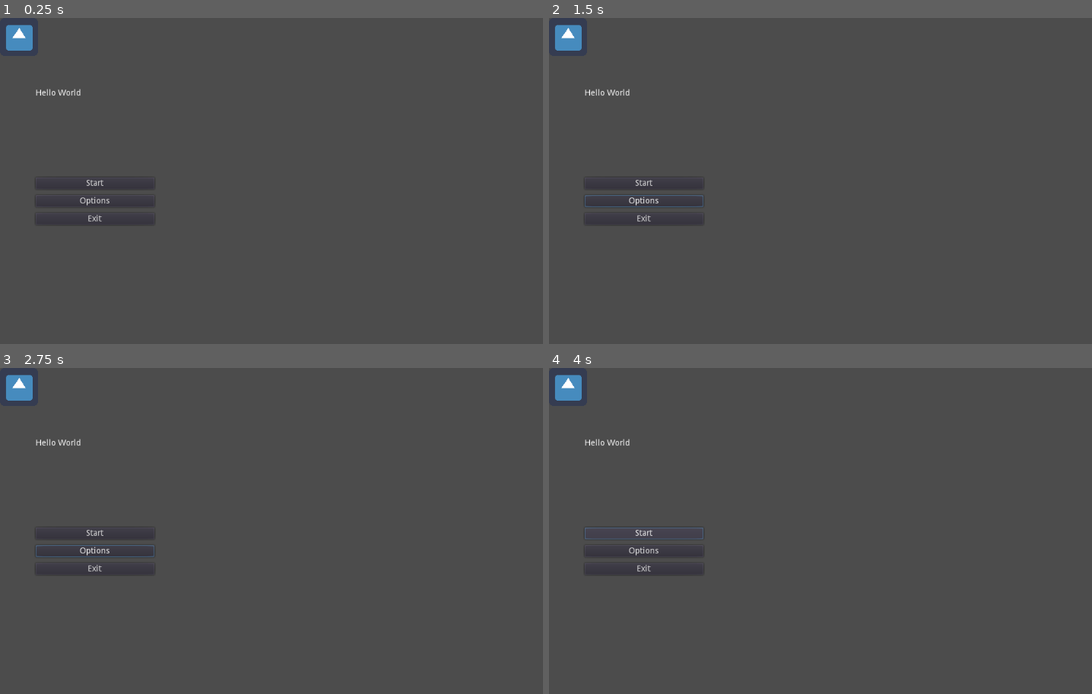
Above: before the commit, frames 1-4 (two rows, left to right).
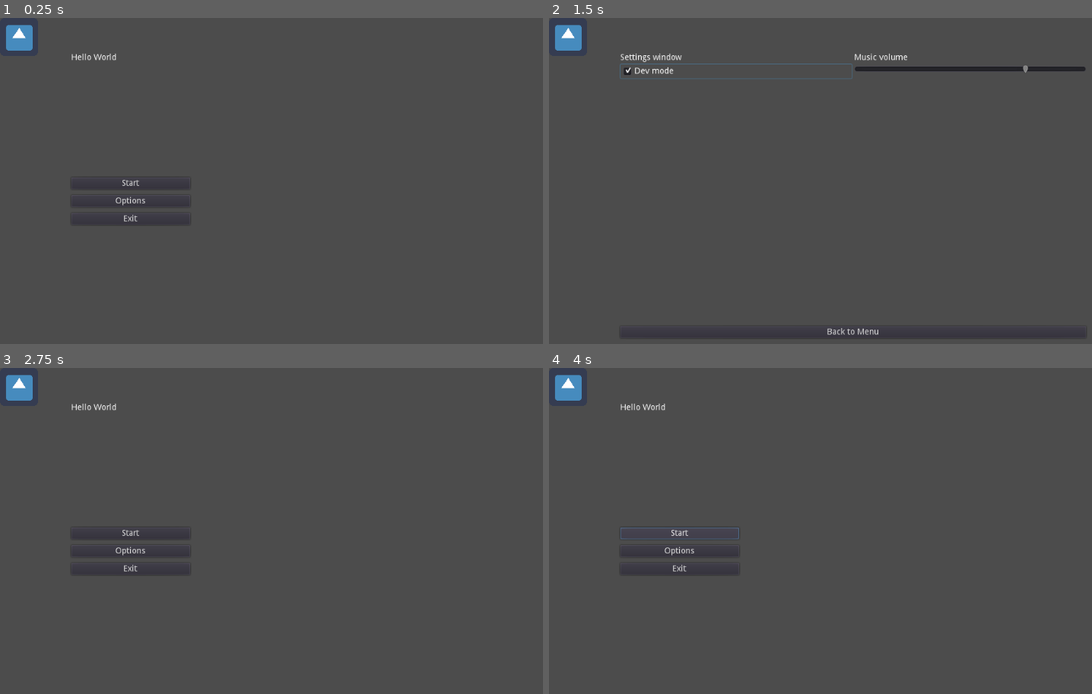
Above: after the commit, the same moments.

Repository: night-glider/Siberian-GameJam
Game: Godot game, scene res://scenes/MainWindowReal.tscn
Two runs of this game, one before a commit and one after it. Both use one fixed random seed, a clock stepped at 60 frames per second and the inputs below. Before the commit the project starts from res://MainWindowReal.tscn. The engine's default icon, where the game draws it, is replaced by a stand-in: a white triangle on a blue panel in a dark square.
Inputs (mouse positions are in pixels of both pictures, inside the frame that each line leads up to):
- Up to frame 1 (0.25 s): no input
- Up to frame 2 (1.5 s): click "Options" at 0.5 s; click (733, 70) at 1.25 s, where only the run after the commit has a clickable "Dev mode"
- Up to frame 3 (2.75 s): click (304, 680) at 2 s, where only the run after the commit has a clickable "Back to Menu"
- Up to frame 4 (4 s): click "Start" at 2.75 s; click "Start" at 3.5 s

The runs differ from the first frame. In frame 1, 0.5% of the frame differs, in the area x 6-34%, y 10-64%; in frame 2, 1.7%, in the area x 6-99%, y 10-98%; in frame 3, 0.6%; in frame 4, 0.5%.

Commit message:
Ended main base gui

Diff:
--- a/MainWindowReal.tscn
+++ /dev/null
@@ -1,24 +0,0 @@
-[gd_scene load_steps=3 format=2]
-
-[ext_resource path="res://scenes/MainWindow.tscn" type="PackedScene" id=1]
-[ext_resource path="res://sprites/icon.png" type="Texture" id=2]
-
-[node name="MainWindow" type="MarginContainer"]
-anchor_right = 1.0
-anchor_bottom = 1.0
-__meta__ = {
-"_edit_use_anchors_": false
-}
-
-[node name="TextureRect" type="TextureRect" parent="."]
-margin_right = 1024.0
-margin_bottom = 600.0
-texture = ExtResource( 2 )
-
-[node name="MainWindow" parent="." instance=ExtResource( 1 )]
-anchor_right = 0.0
-anchor_bottom = 0.0
-margin_left = 0.0
-margin_top = 0.0
-margin_right = 1024.0
-margin_bottom = 600.0
--- a/btn_exit.gd
+++ /dev/null
@@ -1,7 +0,0 @@
-extends Button
-
-func _init():
-	self.connect("pressed", self, "_exit_from_game")
-
-func _exit_from_game():
-	get_tree().quit()
--- a/btn_start.gd
+++ /dev/null
@@ -1,16 +0,0 @@
-extends Button
-
-func start_game():
-	print_debug("Changed Scene")
-	var music_node = get_node("/root/MusicController").get_node("AmbietMusic") # Getting Music Node
-	music_node.volume_db = lerp(int(music_node.volume_db), -80, 0.3) # Music volume decrease
-	# Change Scene script
-
-func _init():
-	self.connect("pressed", self, "start_game") # Binding buttons press event on start_game func
-
-func _ready():
-	var music_node = get_node("/root/MusicController") # Music node
-	music_node = music_node.get_node("AmbietMusic")
-	music_node.stream = preload("res://audio/HomeMenu.mp3") # Music setter
-	music_node.playing = true
--- a/project.godot
+++ b/project.godot
@@ -21,13 +21,13 @@
 [application]
 
 config/name="SibGameJam"
-run/main_scene="res://MainWindowReal.tscn"
+run/main_scene="res://scenes/MainWindowReal.tscn"
 config/icon="res://sprites/icon.png"
 
 [autoload]
 
+MusicController="*res://autoload/MusicController.tscn"
 SceneChanger="*res://autoload/scene_changer.gd"
-MusicController="*res://autoload/MusicController.tscn"
 
 [input]
 
--- a/scenes/MainWindow.tscn
+++ /dev/null
@@ -1,73 +0,0 @@
-[gd_scene load_steps=3 format=2]
-
-[ext_resource path="res://btn_start.gd" type="Script" id=1]
-[ext_resource path="res://btn_exit.gd" type="Script" id=2]
-
-[node name="MainWindow" type="MarginContainer"]
-anchor_right = 1.0
-anchor_bottom = 1.0
-margin_left = -0.858093
-margin_top = 1.28722
-margin_right = -0.858093
-margin_bottom = 1.28723
-custom_constants/margin_right = 60
-custom_constants/margin_top = 120
-custom_constants/margin_left = 60
-custom_constants/margin_bottom = 120
-__meta__ = {
-"_edit_use_anchors_": false
-}
-
-[node name="HBoxContainer" type="HBoxContainer" parent="."]
-margin_left = 60.0
-margin_top = 120.0
-margin_right = 964.0
-margin_bottom = 480.0
-
-[node name="VBoxContainer" type="VBoxContainer" parent="HBoxContainer"]
-margin_right = 904.0
-margin_bottom = 360.0
-size_flags_horizontal = 3
-
-[node name="Title" type="Label" parent="HBoxContainer/VBoxContainer"]
-margin_right = 904.0
-margin_bottom = 14.0
-text = "Hello World"
-
-[node name="HBoxContainer" type="HBoxContainer" parent="HBoxContainer/VBoxContainer"]
-margin_top = 18.0
-margin_right = 200.0
-margin_bottom = 360.0
-rect_min_size = Vector2( 200, 0 )
-size_flags_horizontal = 2
-size_flags_vertical = 3
-
-[node name="VBoxContainer" type="VBoxContainer" parent="HBoxContainer/VBoxContainer/HBoxContainer"]
-margin_right = 200.0
-margin_bottom = 342.0
-size_flags_horizontal = 3
-custom_constants/separation = 10
-alignment = 1
-
-[node name="Start" type="Button" parent="HBoxContainer/VBoxContainer/HBoxContainer/VBoxContainer"]
-margin_top = 131.0
-margin_right = 200.0
-margin_bottom = 151.0
-rect_pivot_offset = Vector2( -327.046, 67.7588 )
-text = "Start"
-script = ExtResource( 1 )
-
-[node name="Options" type="Button" parent="HBoxContainer/VBoxContainer/HBoxContainer/VBoxContainer"]
-margin_top = 161.0
-margin_right = 200.0
-margin_bottom = 181.0
-rect_pivot_offset = Vector2( -327.046, 67.7588 )
-text = "Options"
-
-[node name="Exit" type="Button" parent="HBoxContainer/VBoxContainer/HBoxContainer/VBoxContainer"]
-margin_top = 191.0
-margin_right = 200.0
-margin_bottom = 211.0
-rect_pivot_offset = Vector2( -327.046, 67.7588 )
-text = "Exit"
-script = ExtResource( 2 )
--- /dev/null
+++ b/scenes/MainWindowReal.tscn
@@ -0,0 +1,148 @@
+[gd_scene load_steps=3 format=2]
+
+[ext_resource path="res://scenes/scripts/main_window.gd" type="Script" id=1]
+[ext_resource path="res://sprites/icon.png" type="Texture" id=2]
+
+[node name="MainWindow" type="MarginContainer"]
+anchor_right = 1.0
+anchor_bottom = 1.0
+script = ExtResource( 1 )
+__meta__ = {
+"_edit_use_anchors_": false
+}
+
+[node name="BackgroundImg" type="TextureRect" parent="."]
+margin_right = 1024.0
+margin_bottom = 600.0
+texture = ExtResource( 2 )
+
+[node name="Menu" type="MarginContainer" parent="."]
+visible = false
+margin_right = 1024.0
+margin_bottom = 600.0
+rect_pivot_offset = Vector2( -338.216, 104.677 )
+custom_constants/margin_right = 120
+custom_constants/margin_top = 60
+custom_constants/margin_left = 120
+custom_constants/margin_bottom = 60
+
+[node name="HBoxContainer" type="HBoxContainer" parent="Menu"]
+margin_left = 120.0
+margin_top = 60.0
+margin_right = 904.0
+margin_bottom = 540.0
+
+[node name="VBoxContainer" type="VBoxContainer" parent="Menu/HBoxContainer"]
+margin_right = 784.0
+margin_bottom = 480.0
+size_flags_horizontal = 3
+
+[node name="Title" type="Label" parent="Menu/HBoxContainer/VBoxContainer"]
+margin_right = 784.0
+margin_bottom = 14.0
+text = "Hello World"
+
+[node name="HBoxContainer" type="HBoxContainer" parent="Menu/HBoxContainer/VBoxContainer"]
+margin_top = 18.0
+margin_right = 200.0
+margin_bottom = 480.0
+rect_min_size = Vector2( 200, 0 )
+size_flags_horizontal = 2
+size_flags_vertical = 3
+
+[node name="VBoxContainer" type="VBoxContainer" parent="Menu/HBoxContainer/VBoxContainer/HBoxContainer"]
+margin_right = 200.0
+margin_bottom = 462.0
+size_flags_horizontal = 3
+custom_constants/separation = 10
+alignment = 1
+
+[node name="Start" type="Button" parent="Menu/HBoxContainer/VBoxContainer/HBoxContainer/VBoxContainer"]
+margin_top = 191.0
+margin_right = 200.0
+margin_bottom = 211.0
+rect_pivot_offset = Vector2( -327.046, 67.7588 )
+text = "Start"
+
+[node name="Options" type="Button" parent="Menu/HBoxContainer/VBoxContainer/HBoxContainer/VBoxContainer"]
+margin_top = 221.0
+margin_right = 200.0
+margin_bottom = 241.0
+rect_pivot_offset = Vector2( -327.046, 67.7588 )
+text = "Options"
+
+[node name="Exit" type="Button" parent="Menu/HBoxContainer/VBoxContainer/HBoxContainer/VBoxContainer"]
+margin_top = 251.0
+margin_right = 200.0
+margin_bottom = 271.0
+rect_pivot_offset = Vector2( -327.046, 67.7588 )
+text = "Exit"
+
+[node name="Settings" type="MarginContainer" parent="."]
+show_behind_parent = true
+margin_right = 1024.0
+margin_bottom = 600.0
+custom_constants/margin_right = 120
+custom_constants/margin_top = 60
+custom_constants/margin_left = 120
+custom_constants/margin_bottom = 60
+
+[node name="VBoxContainer3" type="VBoxContainer" parent="Settings"]
+margin_left = 120.0
+margin_top = 60.0
+margin_right = 904.0
+margin_bottom = 540.0
+
+[node name="HBoxContainer" type="HBoxContainer" parent="Settings/VBoxContainer3"]
+margin_right = 784.0
+margin_bottom = 456.0
+size_flags_vertical = 3
+
+[node name="VBoxContainer" type="VBoxContainer" parent="Settings/VBoxContainer3/HBoxContainer"]
+margin_right = 390.0
+margin_bottom = 456.0
+rect_pivot_offset = Vector2( -124.735, 322.432 )
+size_flags_horizontal = 3
+
+[node name="DevModeTitle" type="Label" parent="Settings/VBoxContainer3/HBoxContainer/VBoxContainer"]
+margin_right = 390.0
+margin_bottom = 14.0
+text = "Settings window"
+
+[node name="DevModeOption" type="CheckBox" parent="Settings/VBoxContainer3/HBoxContainer/VBoxContainer"]
+margin_top = 18.0
+margin_right = 390.0
+margin_bottom = 42.0
+text = "Dev mode"
+
+[node name="VBoxContainer2" type="VBoxContainer" parent="Settings/VBoxContainer3/HBoxContainer"]
+margin_left = 394.0
+margin_right = 784.0
+margin_bottom = 456.0
+rect_pivot_offset = Vector2( -124.735, 322.432 )
+size_flags_horizontal = 3
+
+[node name="MusicTitle" type="Label" parent="Settings/VBoxContainer3/HBoxContainer/VBoxContainer2"]
+margin_right = 390.0
+margin_bottom = 14.0
+text = "Music volume"
+
+[node name="MusicScrollBar" type="HSlider" parent="Settings/VBoxContainer3/HBoxContainer/VBoxContainer2"]
+margin_top = 18.0
+margin_right = 390.0
+margin_bottom = 34.0
+value = 75.0
+
+[node name="SettingExitBtn" type="Button" parent="Settings/VBoxContainer3"]
+margin_top = 460.0
+margin_right = 784.0
+margin_bottom = 480.0
+text = "Back to Menu"
+
+[connection signal="ready" from="." to="." method="_on_MainWindow_ready"]
+[connection signal="pressed" from="Menu/HBoxContainer/VBoxContainer/HBoxContainer/VBoxContainer/Start" to="." method="_on_Start_pressed"]
+[connection signal="pressed" from="Menu/HBoxContainer/VBoxContainer/HBoxContainer/VBoxContainer/Options" to="." method="_on_Options_pressed"]
+[connection signal="pressed" from="Menu/HBoxContainer/VBoxContainer/HBoxContainer/VBoxContainer/Exit" to="." method="_on_Exit_pressed"]
+[connection signal="ready" from="Settings/VBoxContainer3/HBoxContainer/VBoxContainer2/MusicScrollBar" to="." method="_on_MusicScrollBar_ready"]
+[connection signal="value_changed" from="Settings/VBoxContainer3/HBoxContainer/VBoxContainer2/MusicScrollBar" to="." method="_on_MusicScrollBar_value_changed"]
+[connection signal="pressed" from="Settings/VBoxContainer3/SettingExitBtn" to="." method="_on_SettingExitBtn_pressed"]
--- /dev/null
+++ b/scenes/scripts/main_window.gd
@@ -0,0 +1,39 @@
+extends MarginContainer
+
+func _ready():
+	var music_node = get_node("/root/MusicController") # Music node
+	music_node = music_node.get_node("AmbietMusic")
+	music_node.stream = preload("res://audio/HomeMenu.mp3") # Music setter
+	music_node.playing = true
+
+func _on_Start_pressed():
+	print_debug("Game started")
+	var music_node = get_node("/root/MusicController").get_node("AmbietMusic") # Getting Music Node
+	music_node.volume_db = lerp(int(music_node.volume_db), -80, 0.3) # Music volume decrease
+	# Change Scene script
+
+func _on_Exit_pressed():
+	print_debug("Bye!")
+	get_tree	().quit()
+
+func _on_Options_pressed():
+	var setting = get_node("Settings")
+	var mainWindow = get_node("Menu")
+	mainWindow.visible = false
+	setting.visible = true
+
+func _on_MusicScrollBar_value_changed(value):
+	var ambientMusic = get_node("/root/MusicController").get_node("AmbietMusic")
+	ambientMusic.volume_db = -80 + value
+
+func _on_MainWindow_ready():
+	var main = get_node("Menu")
+	var settings = get_node("Settings")
+	main.visible = true
+	settings.visible = false
+
+func _on_SettingExitBtn_pressed():
+	var setting = get_node("Settings")
+	var mainWindow = get_node("Menu")
+	setting.visible = false
+	mainWindow.visible = true
Empty file added: btn_options.gd
